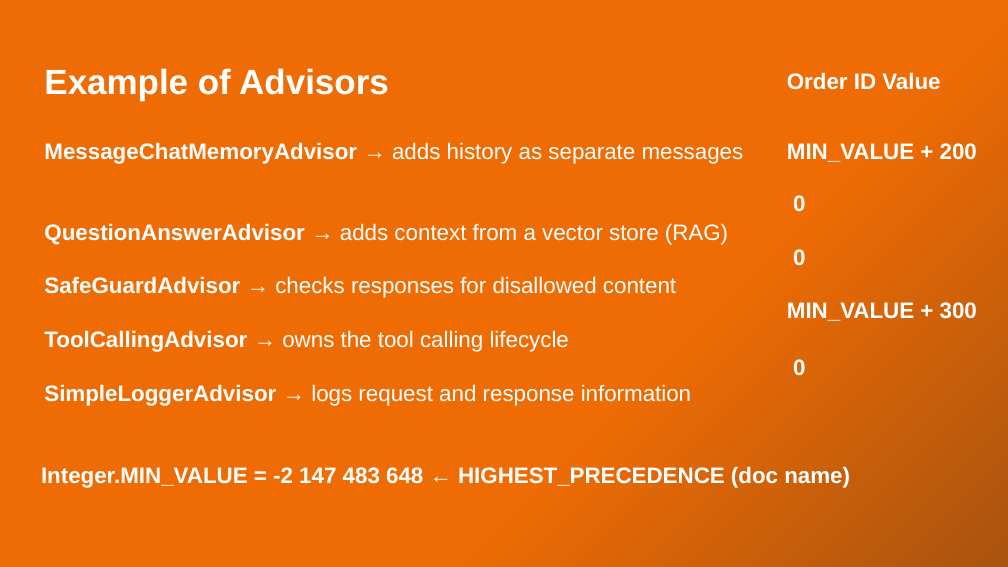
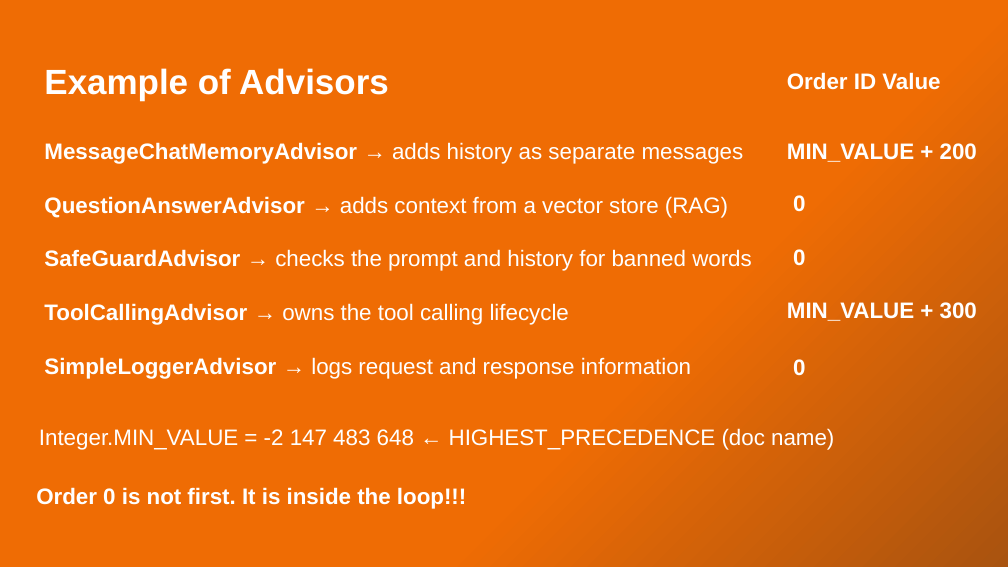
Before and after one commit to xkondix/ai-agents-JAVA-SPRING, a slide deck: slide 30 of presentations/The Agent Is a Loop .pptx. Drawn at 1008x567 pixels with LibreOffice and Linux fonts; fonts in the diff are those of the drawing. Boxes give left, top, right and bottom in pixels: in the first picture for what was removed or moved away, otherwise in the second. Text is boxed around its words. In the diff, an @@ line names an element or a change of style, - is before the commit and + after.

```diff
--- a/presentations/The Agent Is a Loop .pptx
+++ b/presentations/The Agent Is a Loop .pptx
@@ text at <box>44,249,752,271</box>: text changed @@
-SafeGuardAdvisor → checks responses for disallowed content
+SafeGuardAdvisor → checks the prompt and history for banned words
@@ text "Integer.MIN_VALUE = -2 147 483 ...": place and size @@
-text "Integer.MIN_VALUE = -2 147 483 ..." at <box>41,466,850,488</box>
+text "Integer.MIN_VALUE = -2 147 483 ..." at <box>39,428,834,450</box>
@@ text "Integer.MIN_VALUE = -2 147 483 ..." at <box>39,428,834,450</box>: bold off @@
@@ text added at <box>36,487,466,509</box>, 16 pt, text #FFFFFF, bold @@
+Order 0 is not first. It is inside the loop!!!
```
Also in this commit, not shown: 16 other slides changed, 2 slides added, 1 slide removed, 26 other files.
